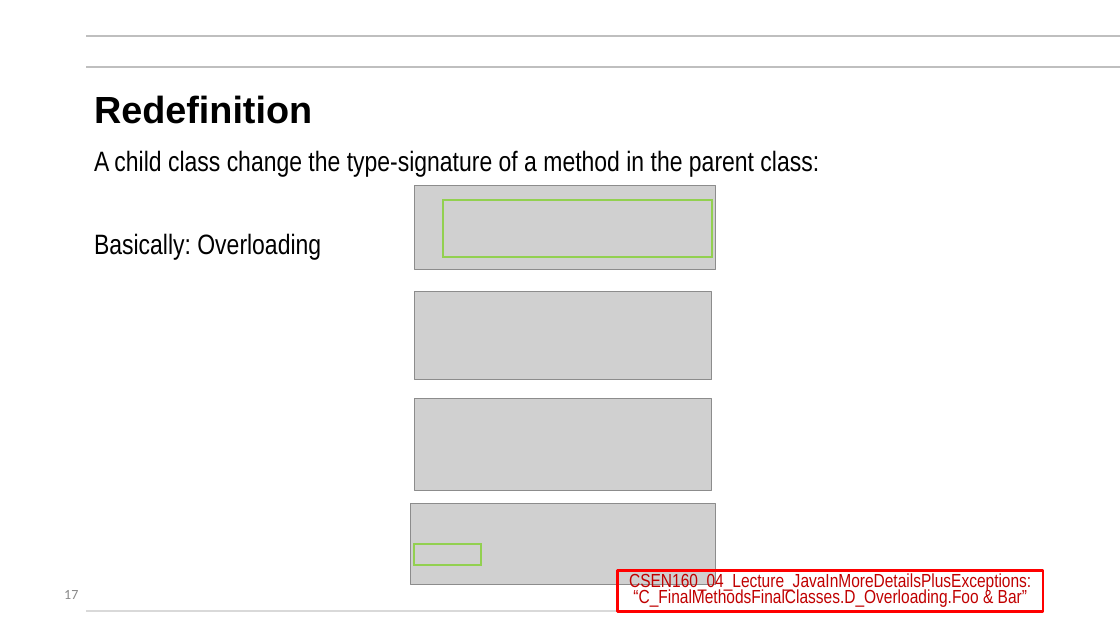
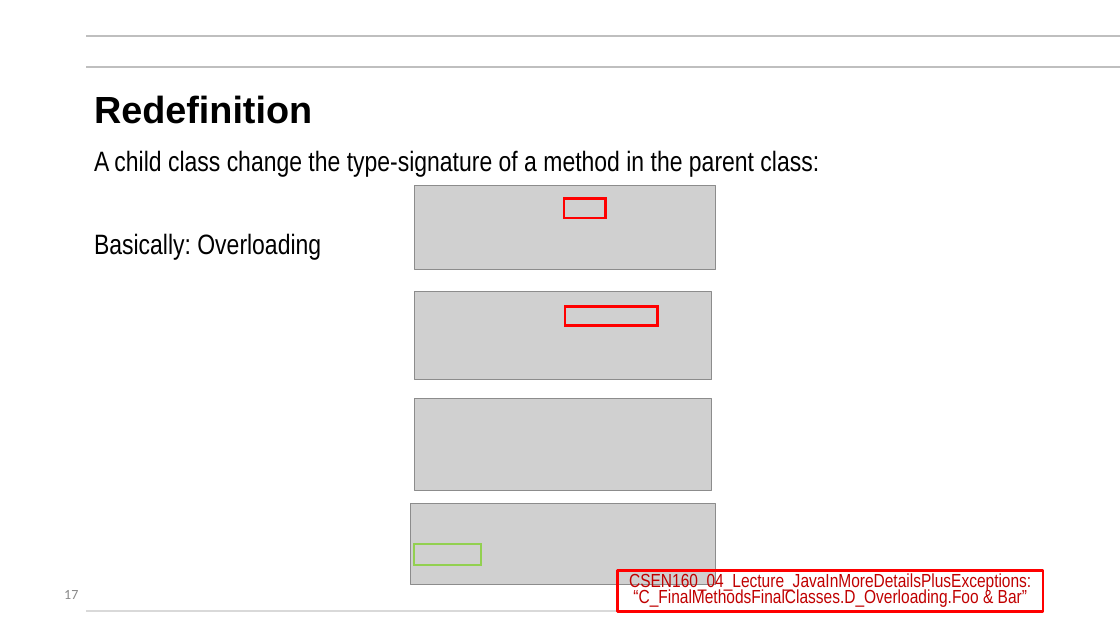
Before and after one commit to mikegrace2/CSEN160-Fall2026-Course-Website, a slide deck: slide 17 of lectures/Week05_ChainingFinalOverload_Generics/1_ConstructorChainingFinalMethodsClassesOverloading_V4.pptx. Drawn at 1120x630 pixels with LibreOffice and Linux fonts; fonts in the diff are those of the drawing; grey boxes stand for pictures; background and template pictures are left out. Boxes give left, top, right and bottom in pixels: in the first picture for what was removed or moved away, otherwise in the second. Text is boxed around its words. In the diff, an @@ line names an element or a change of style, - is before the commit and + after.

```diff
--- a/lectures/Week05_ChainingFinalOverload_Generics/1_ConstructorChainingFinalMethodsClassesOverloading_V4.pptx
+++ b/lectures/Week05_ChainingFinalOverload_Generics/1_ConstructorChainingFinalMethodsClassesOverloading_V4.pptx
@@ rectangle resized from (x1=443, y1=200, x2=712, y2=257) to (x1=565, y1=199, x2=606, y2=218) @@
@@ rectangle at (x1=565, y1=199, x2=606, y2=218): outline #92D050 1.5 pt to #FF0000 2.25 pt @@
@@ rectangle added at (x1=565, y1=307, x2=658, y2=326), outline #FF0000 2.25 pt @@
```
Also in this commit, not shown: 5 other slides changed.
